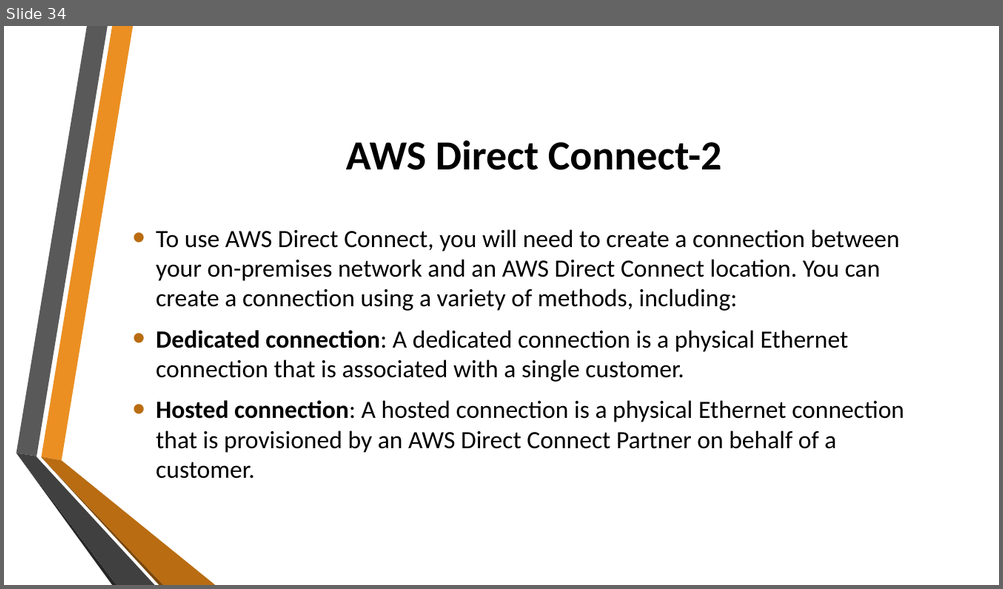
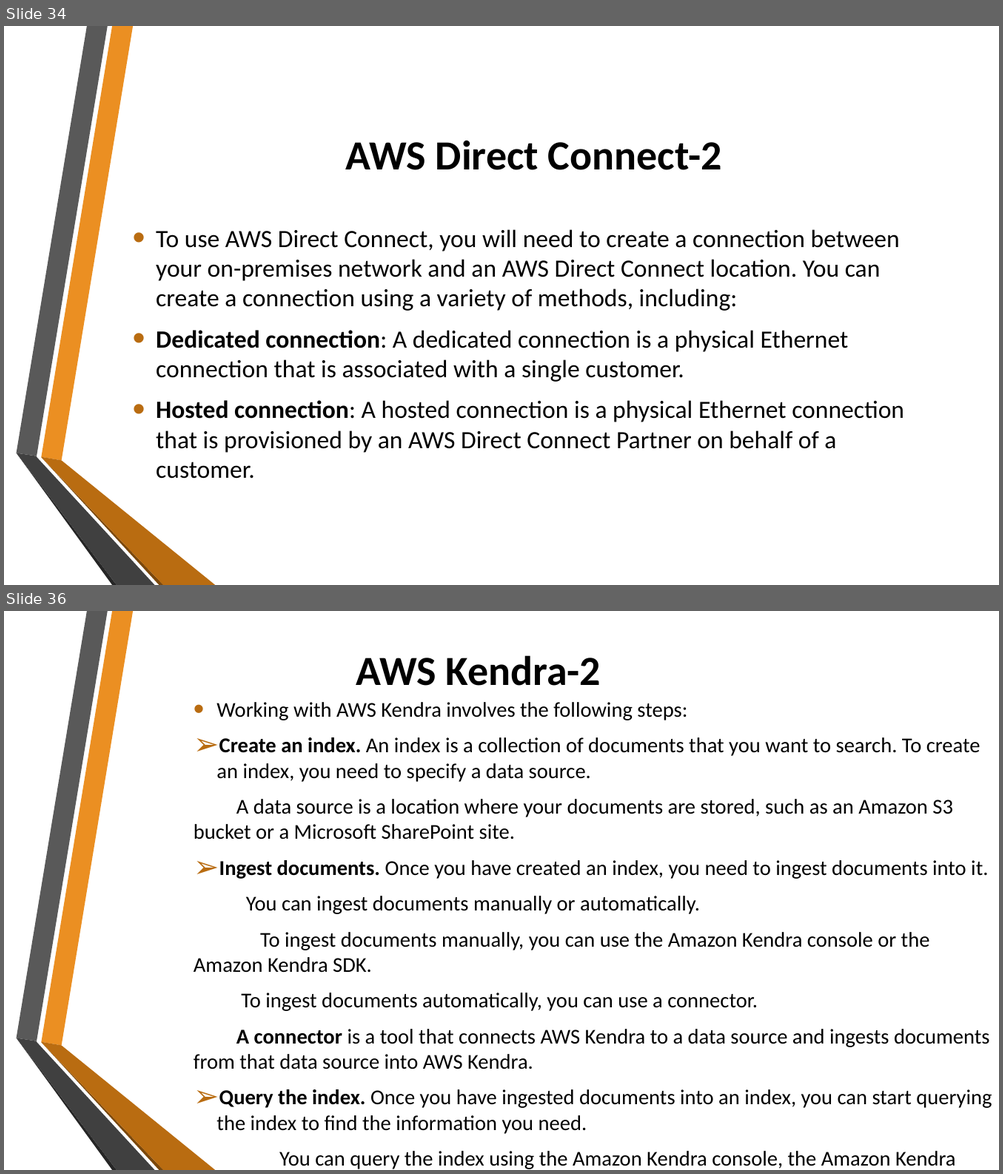
Before and after one commit to cloud-dev-user/AWS_Training_demo, a slide deck: Day4/AWS-Day4.pptx. Shown one above the other, each under a label of ours: slide 34 before the commit, slides 34 and 36 after it; the slides between them are not shown. The pictures are 1003x589 and 1003x1174 pixels, drawn with LibreOffice and Linux fonts; fonts in the diff are those of the drawing; background and template pictures are left out. Boxes give left, top, right and bottom in pixels: in the first picture for what was removed or moved away, otherwise in the second. Text is boxed around its words. In the diff, an @@ line names an element or a change of style, - is before the commit and + after.

```diff
--- a/Day4/AWS-Day4.pptx
+++ b/Day4/AWS-Day4.pptx
@@ slide 36 added at bbox=[4, 611, 999, 1170], background picture (left out); not listed: 6 template elements that a slide beside it also shows @@
@@ title added at bbox=[356, 655, 601, 686], 40 pt, text #000000, bold @@
+AWS Kendra-2
@@ text added at bbox=[193, 738, 991, 1170], 20.4 pt, text #000000 @@
+• Working with AWS Kendra involves the following steps:
+➢ Create an index. An index is a collection of documents that you want to search. To create an index, you need to specify a data source.
+A data source is a location where your documents are stored, such as an Amazon S3 bucket or a Microsoft SharePoint site.
+➢ Ingest documents. Once you have created an index, you need to ingest documents into it.
+You can ingest documents manually or automatically.
+To ingest documents manually, you can use the Amazon Kendra console or the Amazon Kendra SDK.
+To ingest documents automatically, you can use a connector.
+A connector is a tool that connects AWS Kendra to a data source and ingests documents from that data source into AWS Kendra.
+➢ Query the index. Once you have ingested documents into an index, you can start querying the index to find the information you need.
+You can query the index using the Amazon Kendra console, the Amazon Kendra SDK, or a third-party search application.
```
Also in this commit, not shown: 2 other slides added.
